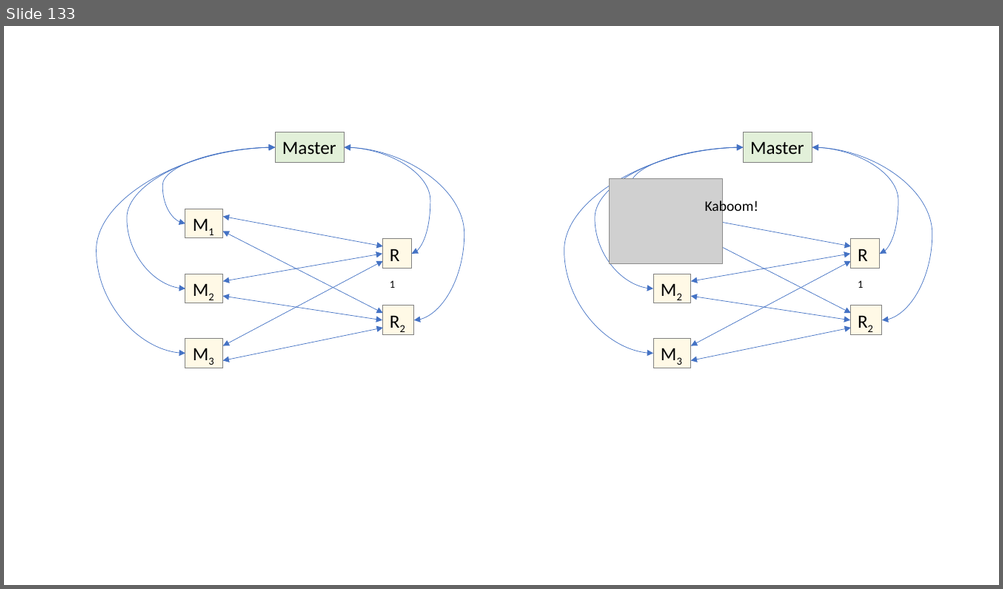
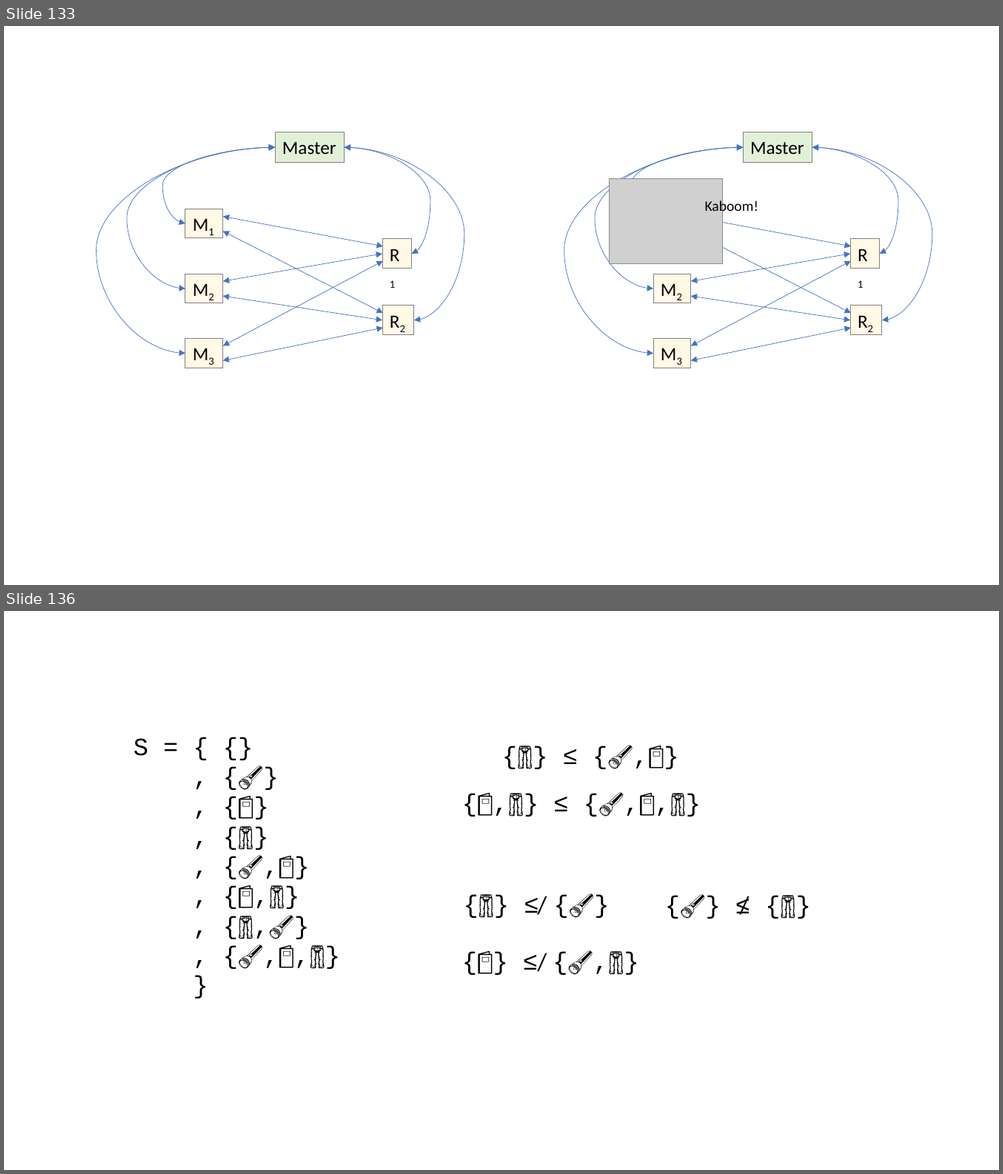
Before and after one commit to ChrisWhealy/DistributedSystemNotes, a slide deck: img/Diagrams.pptx. Shown one above the other, each under a label of ours: slide 133 before the commit, slides 133 and 136 after it; the slides between them are not shown. The pictures are 1003x589 and 1003x1174 pixels, drawn with LibreOffice and Linux fonts; fonts in the diff are those of the drawing; grey boxes stand for pictures. Boxes give left, top, right and bottom in pixels: in the first picture for what was removed or moved away, otherwise in the second. Text is boxed around its words. In the diff, an @@ line names an element or a change of style, - is before the commit and + after.

```diff
--- a/img/Diagrams.pptx
+++ b/img/Diagrams.pptx
@@ slide 136 added at bbox=[4, 611, 999, 1170], background #FFFFFF @@
@@ text added at bbox=[134, 738, 148, 756], 24 pt, text #000000 @@
+S = { {}
+, {🔦}
+, {📓}
+, {👖}
+, {🔦,📓}
+, {📓,👖}
+, {👖,🔦}
+, {🔦,📓,👖}
+}
@@ text added at bbox=[495, 736, 707, 774], 24 pt, text #000000 @@
+{👖} ≤ {🔦,📓}
@@ text added at bbox=[455, 783, 747, 820], 24 pt, text #000000 @@
+{📓,👖} ≤ {🔦,📓,👖}
@@ text added at bbox=[456, 885, 628, 922], 24 pt, text #000000 @@
+{👖} ≤ {🔦}
@@ text added at bbox=[530, 886, 555, 923], 24 pt, text #000000 @@
+/
@@ text added at bbox=[657, 886, 829, 923], 24 pt, text #000000 @@
+{🔦} ≤ {👖}
@@ text added at bbox=[732, 886, 757, 923], 24 pt, text #000000 @@
+/
@@ text added at bbox=[455, 943, 666, 980], 24 pt, text #000000 @@
+{📓} ≤ {🔦,👖}
@@ text added at bbox=[530, 943, 555, 980], 24 pt, text #000000 @@
+/
```
Also in this commit, not shown: 6 other slides added, 17 other files.
